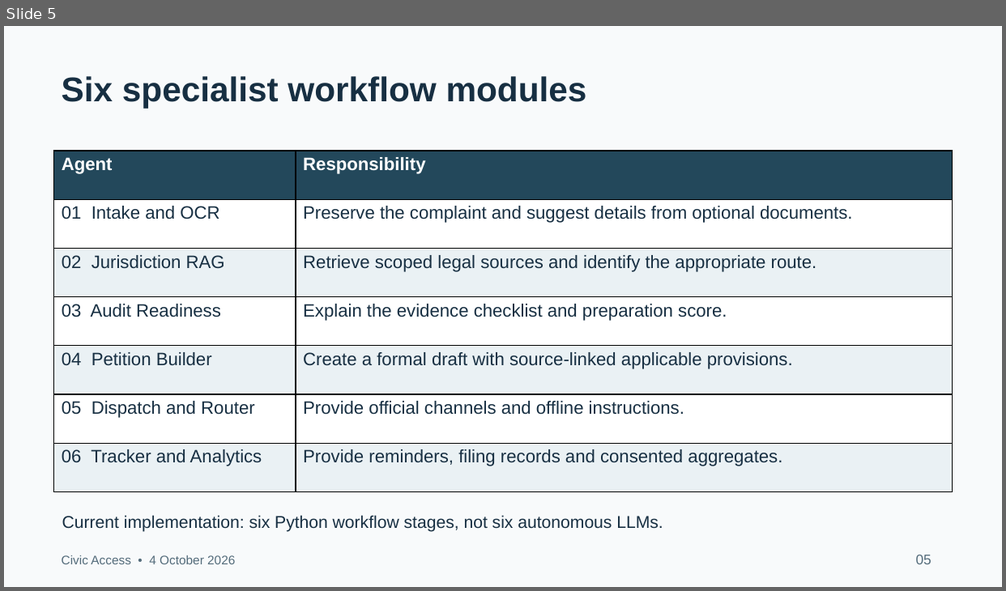
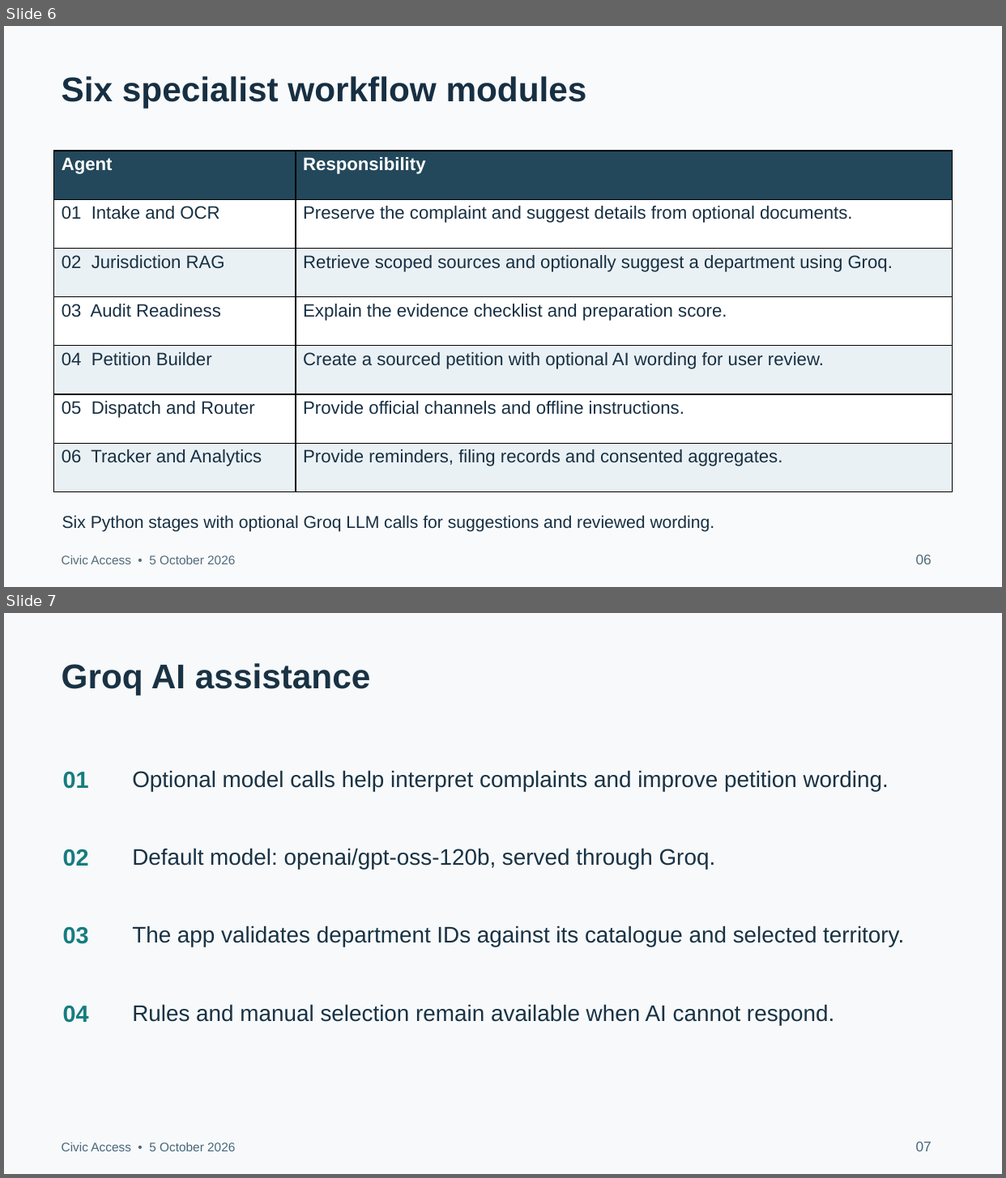
Before and after one commit to ahmadsajjad-logix/public-grievance-platform, a slide deck: docs/Civic Access Project Presentation.pptx. Shown one above the other, each under a label of ours: slide 5 before the commit, slides 6 and 7 after it. The pictures are 1006x591 and 1006x1178 pixels, drawn with LibreOffice and Linux fonts; fonts in the diff are those of the drawing. Boxes give left, top, right and bottom in pixels: in the first picture for what was removed or moved away, otherwise in the second. Text is boxed around its words. In the diff, an @@ line names an element or a change of style, - is before the commit and + after.

Commit message:
Update PRD and presentation for Groq AI and current complaint workflow

```diff
--- a/docs/Civic Access Project Presentation.pptx
+++ b/docs/Civic Access Project Presentation.pptx
@@ slide 7 added at (4,613,1002,1174), background #F7F9FA @@
@@ text added at (62,663,370,695), 33 pt, text #193244, bold @@
+Groq AI assistance
@@ text added at (63,772,89,789), 22.5 pt, text #167C80, bold @@
+01
@@ text added at (132,770,889,791), 21.8 pt, text #193244 @@
+Optional model calls help interpret complaints and improve petition wording.
@@ text added at (63,850,89,867), 22.5 pt, text #167C80, bold @@
+02
@@ text added at (132,848,716,869), 21.8 pt, text #193244 @@
+Default model: openai/gpt-oss-120b, served through Groq.
@@ text added at (63,927,89,944), 22.5 pt, text #167C80, bold @@
+03
@@ text added at (132,926,904,948), 21.8 pt, text #193244 @@
+The app validates department IDs against its catalogue and selected territory.
@@ text added at (63,1006,89,1023), 22.5 pt, text #167C80, bold @@
+04
@@ text added at (132,1004,834,1025), 21.8 pt, text #193244 @@
+Rules and manual selection remain available when AI cannot respond.
@@ text added at (62,1143,235,1152), 12 pt, text #48677B @@
+Civic Access • 5 October 2026
@@ text added at (916,1142,931,1152), 13.5 pt, text #48677B @@
+07
@@ what was slide 5 is now slide 6 @@
@@ slide 6 changed as well @@
@@ table at (54,151,953,493) @@
-row 3, column 2: Retrieve scoped legal sources and identify the appropriate route.
+row 3, column 2: Retrieve scoped sources and optionally suggest a department using Groq.
-row 5, column 2: Create a formal draft with source-linked applicable provisions.
+row 5, column 2: Create a sourced petition with optional AI wording for user review.
@@ text at (62,515,715,532): text changed @@
-Current implementation: six Python workflow stages, not six autonomous LLMs.
+Six Python stages with optional Groq LLM calls for suggestions and reviewed wording.
@@ text at (62,556,235,565): text changed @@
-Civic Access • 4 October 2026
+Civic Access • 5 October 2026
@@ text at (916,555,931,565): text changed @@
-05
+06
```
Also in this commit, not shown: 12 other slides changed, 2 other slides added, 2 other files.
